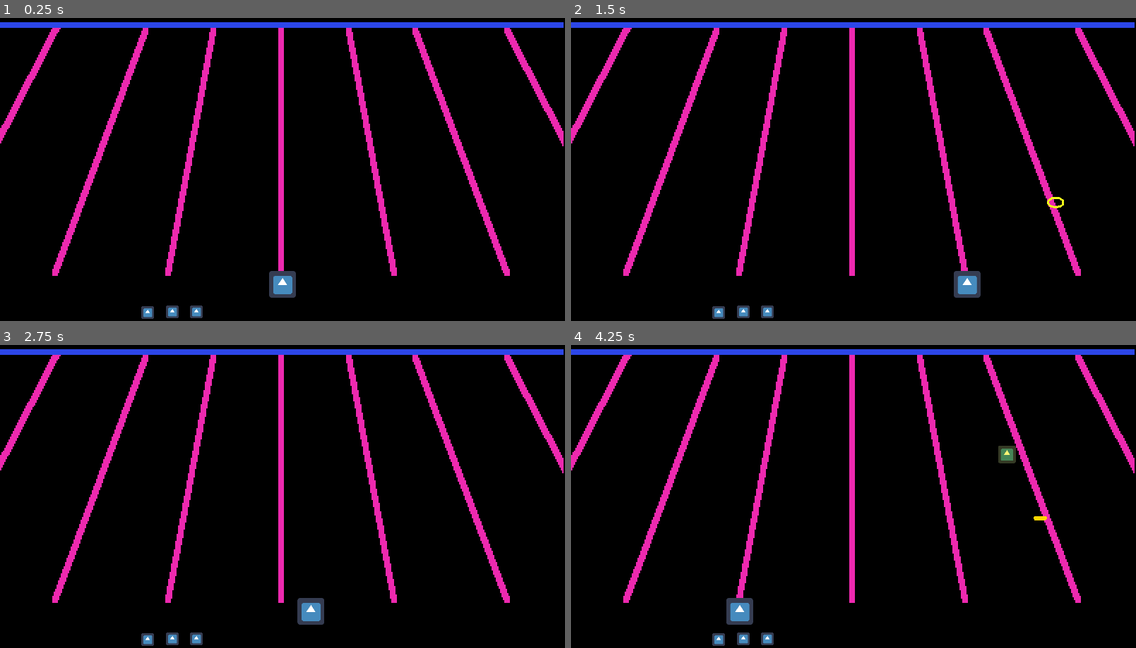
Above: before the commit, frames 1-4 (two rows, left to right).
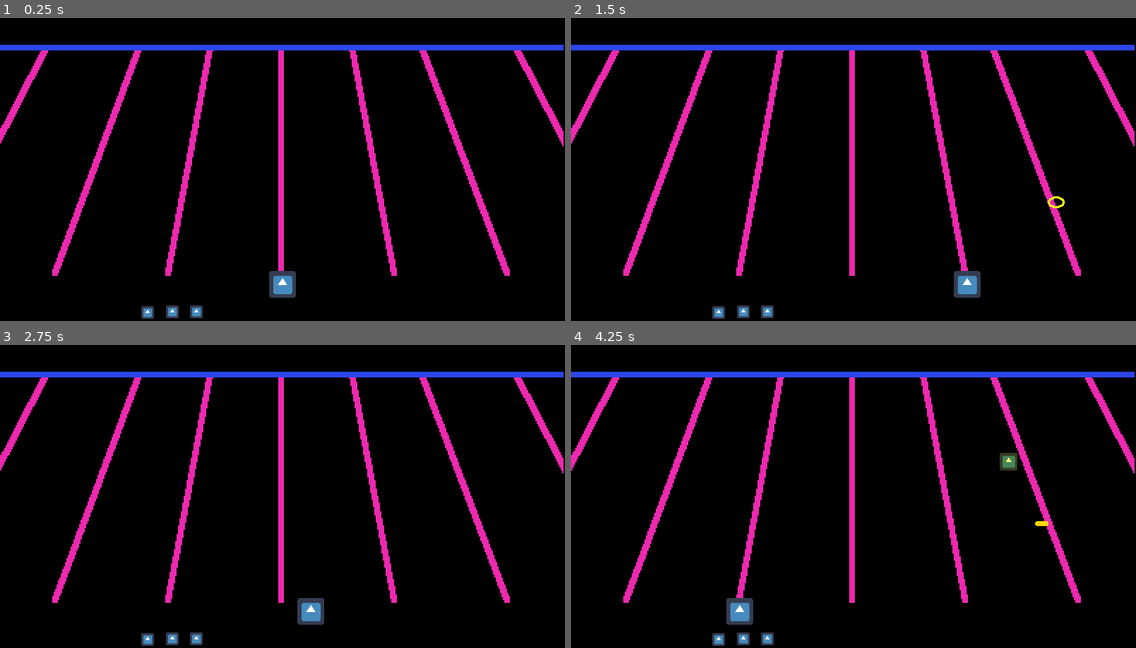
Above: after the commit, the same moments.

Repository: Sleeping-Robot-Games/vapor-rider
Game: Godot game, scene res://scenes/Game.tscn
Same seed, same stepped clock (60 frames per second), same inputs: the game is played once before the commit and once after it. The engine's default icon, where the game draws it, is replaced by a stand-in: a white triangle on a blue panel in a dark square.
Inputs:
- Up to frame 1 (0.25 s): no input
- Up to frame 2 (1.5 s): tap Enter at 0.5 s; hold Right (right) 0.53-1.28 s; tap Space (shoot) at 0.6, 1.25, 1.35 s; hold Left (left) from 1.28 s (still down)
- Up to frame 3 (2.75 s): release Left (left) at 2.03 s; hold Right (right) from 2.03 s (still down); tap Space (shoot) at 2.1 s
- Up to frame 4 (4.25 s): tap Space (shoot) at 2.85, 3.6 s; release Right (right) at 3.53 s; hold Left (left) from 3.53 s (still down)

The runs differ from the first frame. In frame 1, 4.2% of the frame differs, in the area x 0-100%, y 1-11%; in frame 2, 4.2%; in frame 3, 4.2%; in frame 4, 4.5%, in the area x 0-100%, y 1-60%.

Commit message:
Makes the beams shorter

Diff:
--- a/scenes/Game.tscn
+++ b/scenes/Game.tscn
@@ -17,6 +17,9 @@
 margin_right = 400.0
 margin_bottom = 240.0
 color = Color( 0, 0, 0, 1 )
+__meta__ = {
+"_edit_lock_": true
+}
 
 [node name="Beams" type="Sprite" parent="."]
 position = Vector2( 199, 120 )
@@ -42,64 +45,64 @@
 [node name="Spawns" type="Node2D" parent="YSort/EnemyPositionPoints"]
 
 [node name="Spawn0" type="Position2D" parent="YSort/EnemyPositionPoints/Spawns"]
-position = Vector2( 104, 31 )
+position = Vector2( 98, 42 )
 
 [node name="Spawn1" type="Position2D" parent="YSort/EnemyPositionPoints/Spawns"]
-position = Vector2( 151, 31 )
+position = Vector2( 149, 42 )
 
 [node name="Spawn2" type="Position2D" parent="YSort/EnemyPositionPoints/Spawns"]
-position = Vector2( 199, 31 )
+position = Vector2( 199, 42 )
 
 [node name="Spawn3" type="Position2D" parent="YSort/EnemyPositionPoints/Spawns"]
-position = Vector2( 247, 31 )
+position = Vector2( 249, 42 )
 
 [node name="Spawn4" type="Position2D" parent="YSort/EnemyPositionPoints/Spawns"]
-position = Vector2( 294, 31 )
+position = Vector2( 298, 42 )
 
 [node name="Lanes" type="Node2D" parent="YSort/EnemyPositionPoints"]
 
 [node name="Lane0Pos0" type="Position2D" parent="YSort/EnemyPositionPoints/Lanes" groups=["top_lane"]]
-position = Vector2( 91, 65 )
+position = Vector2( 88, 74 )
 
 [node name="Lane0Pos1" type="Position2D" parent="YSort/EnemyPositionPoints/Lanes"]
-position = Vector2( 74, 112 )
+position = Vector2( 72, 117 )
 
 [node name="Lane0Pos2" type="Position2D" parent="YSort/EnemyPositionPoints/Lanes"]
 position = Vector2( 54, 165 )
 
 [node name="Lane1Pos0" type="Position2D" parent="YSort/EnemyPositionPoints/Lanes" groups=["top_lane"]]
-position = Vector2( 145, 65 )
+position = Vector2( 144, 74 )
 
 [node name="Lane1Pos1" type="Position2D" parent="YSort/EnemyPositionPoints/Lanes"]
-position = Vector2( 136, 112 )
+position = Vector2( 135, 117 )
 
 [node name="Lane1Pos2" type="Position2D" parent="YSort/EnemyPositionPoints/Lanes"]
 position = Vector2( 127, 165 )
 
 [node name="Lane2Pos0" type="Position2D" parent="YSort/EnemyPositionPoints/Lanes" groups=["top_lane"]]
-position = Vector2( 199, 65 )
+position = Vector2( 199, 74 )
 
 [node name="Lane2Pos1" type="Position2D" parent="YSort/EnemyPositionPoints/Lanes"]
-position = Vector2( 199, 112 )
+position = Vector2( 199, 117 )
 
 [node name="Lane2Pos2" type="Position2D" parent="YSort/EnemyPositionPoints/Lanes"]
 position = Vector2( 199, 165 )
 
 [node name="Lane3Pos0" type="Position2D" parent="YSort/EnemyPositionPoints/Lanes" groups=["top_lane"]]
-position = Vector2( 253, 65 )
+position = Vector2( 255, 74 )
 
 [node name="Lane3Pos1" type="Position2D" parent="YSort/EnemyPositionPoints/Lanes"]
-position = Vector2( 262, 112 )
+position = Vector2( 263, 117 )
 
 [node name="Lane3Pos2" type="Position2D" parent="YSort/EnemyPositionPoints/Lanes"]
 position = Vector2( 271, 165 )
 rotation = 0.00540303
 
 [node name="Lane4Pos0" type="Position2D" parent="YSort/EnemyPositionPoints/Lanes" groups=["top_lane"]]
-position = Vector2( 306, 67 )
+position = Vector2( 310, 74 )
 
 [node name="Lane4Pos1" type="Position2D" parent="YSort/EnemyPositionPoints/Lanes"]
-position = Vector2( 324, 113 )
+position = Vector2( 325, 117 )
 
 [node name="Lane4Pos2" type="Position2D" parent="YSort/EnemyPositionPoints/Lanes"]
 position = Vector2( 344, 165 )
Binary file changed: assets/beams.png
